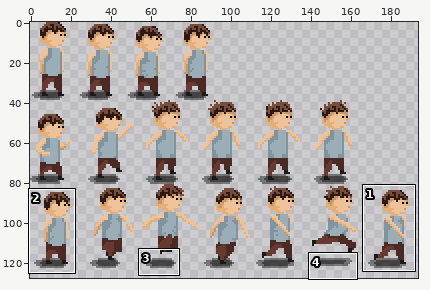
File history of a pixel-art file, res/aseprites/KidSheet.aseprite. The picture above shows the old version from afar; the outline marks the close-up.
Close-up. As it was:
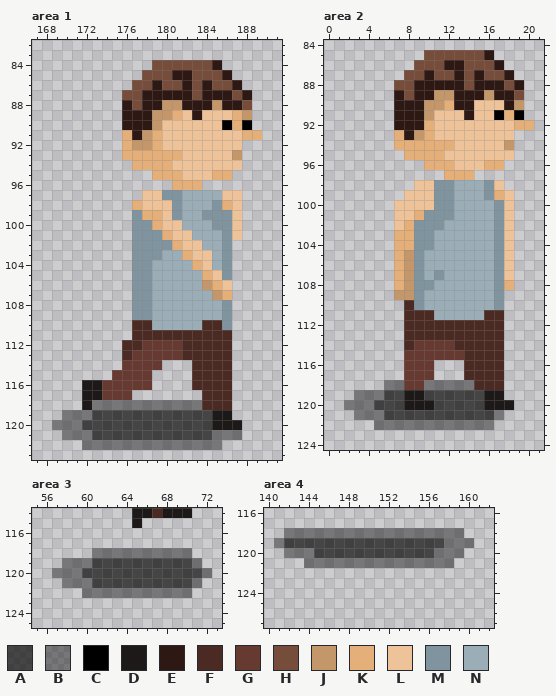
210x128 pixels, 1 frame. Pixels under 10% opacity are left out. Shown: area 1: x 167..191, y 82..123; area 2: x 0..21, y 84..124; area 3: x 55..73, y 114..125; area 4: x 140..162, y 116..127. The wide view leaves out empty margins. The commit also changed other parts of the picture, which this record leaves out.
Palette (. is transparent): A #000000a9  B #0000006b  C #000000  D #1e1919  E #2d1814  F #4c2a24  G #663931  H #764d3a  J #c4976a  K #e4af79  L #eec39a  M #80949f  N #9badb7
New version:
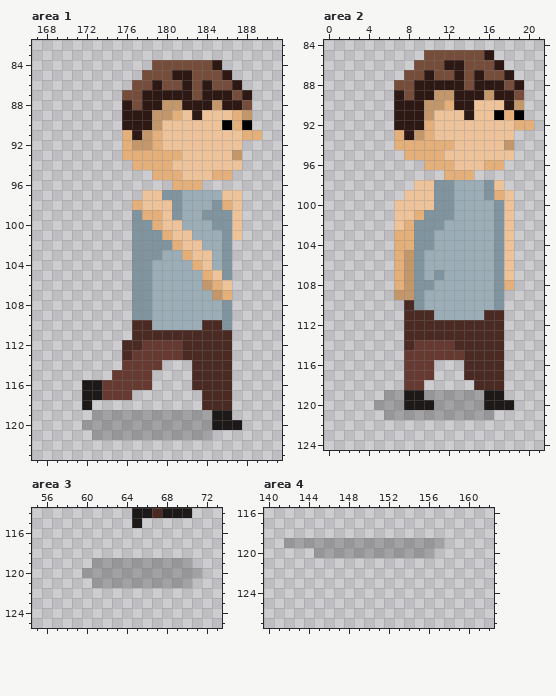
What changed:
@@ palette @@
-A #000000a9
+A #00000036
--- area 1, layer "RunShadow"
@@ x 167..191 @@
 117 .....DDGGG.......FFF.....
-118 .....DBBBBBBBBBBBFFF.....
-119 ...BBBAAAAAAAAAAAADD.....
-120 ..BBBAAAAAAAAAAAAADDD....
-121 ...BBBAAAAAAAAAAAABBB....
-122 .....BBBBBBBBBBBBBB......
+118 .....D...........FFF.....
+119 ......AAAAAAAAAAAADD.....
+120 .....AAAAAAAAAAAAADDD....
+121 ......AAAAAAAAAAAA.......
+122 .........................
 123 .........................
--- area 2, layer "RunShadow"
@@ x 0..21 @@
 117 ........GGG...FFFF....
-118 ......BBGGBBBBBFFF....
-119 ...BBBAADDAAAAAADD....
-120 ..BBBAAADDDAAAAADDD...
-121 ...BBBAAAAAAAAAAAB....
-122 .....BBBBBBBBBBBB.....
+118 ........GG.....FFF....
+119 ......AADDAAAAAADD....
+120 .....AAADDDAAAAADDD...
+121 ......AAAAAAAAAAA.....
+122 ......................
 123 ......................
--- area 3, layer "RunShadow"
@@ x 55..73 @@
 117 ...................
-118 ......BBBBBBBBBB...
-119 ...BBBAAAAAAAAAAB..
-120 ..BBBAAAAAAAAAAAAB.
-121 ...BBBAAAAAAAAAAB..
-122 .....BBBBBBBBBBB...
+118 ...................
+119 ......AAAAAAAAAA...
+120 .....AAAAAAAAAAAA..
+121 ......AAAAAAAAAA...
+122 ...................
 123 ...................
--- area 4, layer "RunShadow"
@@ x 140..162 @@
 117 .......................
-118 ..BBBBBBBBBBBBBBBBBB...
-119 .BAAAAAAAAAAAAAAAABBB..
-120 ..BBBAAAAAAAAAAAABBB...
-121 ....BBBBBBBBBBBBBBB....
+118 .......................
+119 ..AAAAAAAAAAAAAAAA.....
+120 .....AAAAAAAAAAAA......
+121 .......................
 122 .......................
